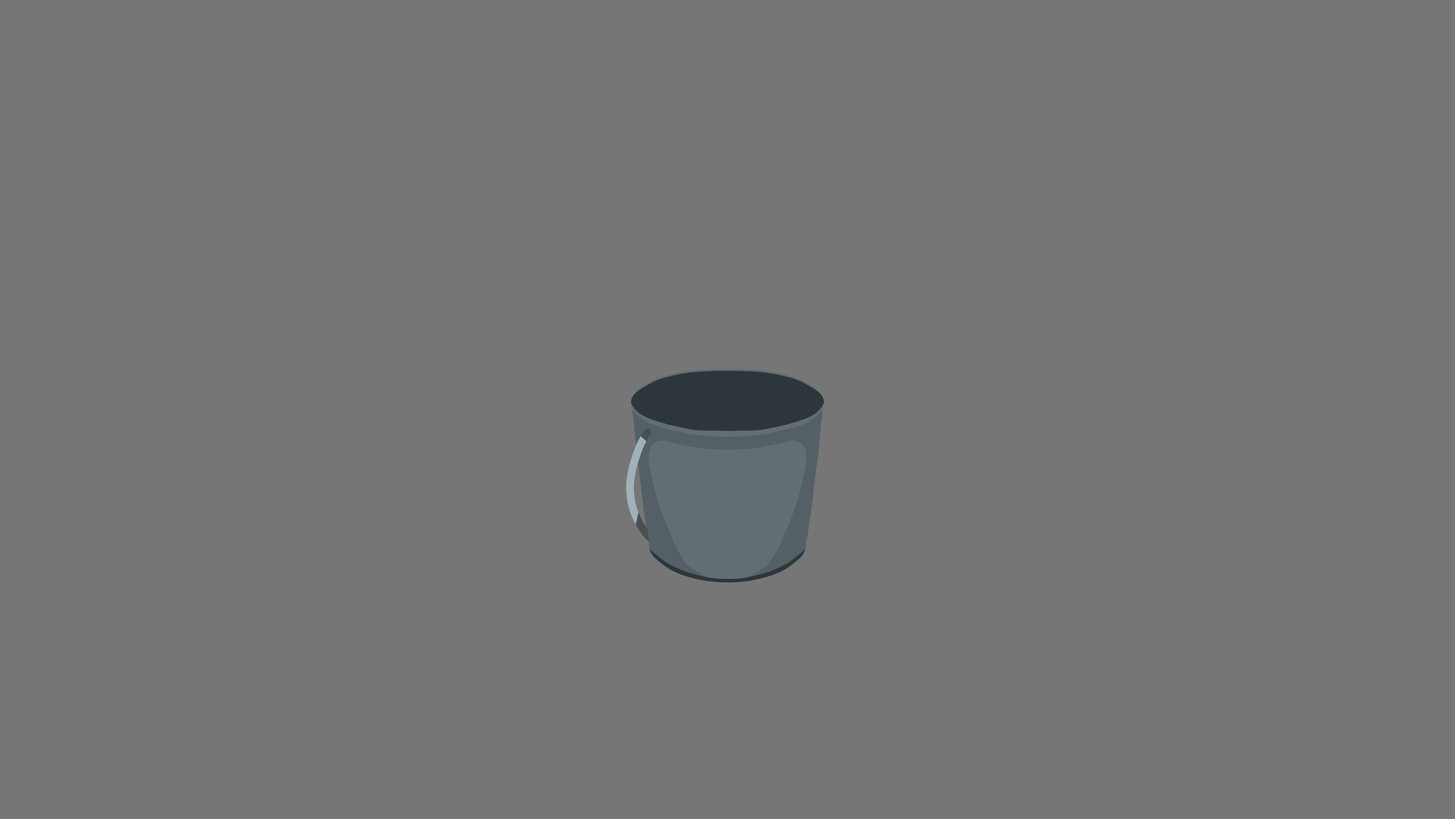
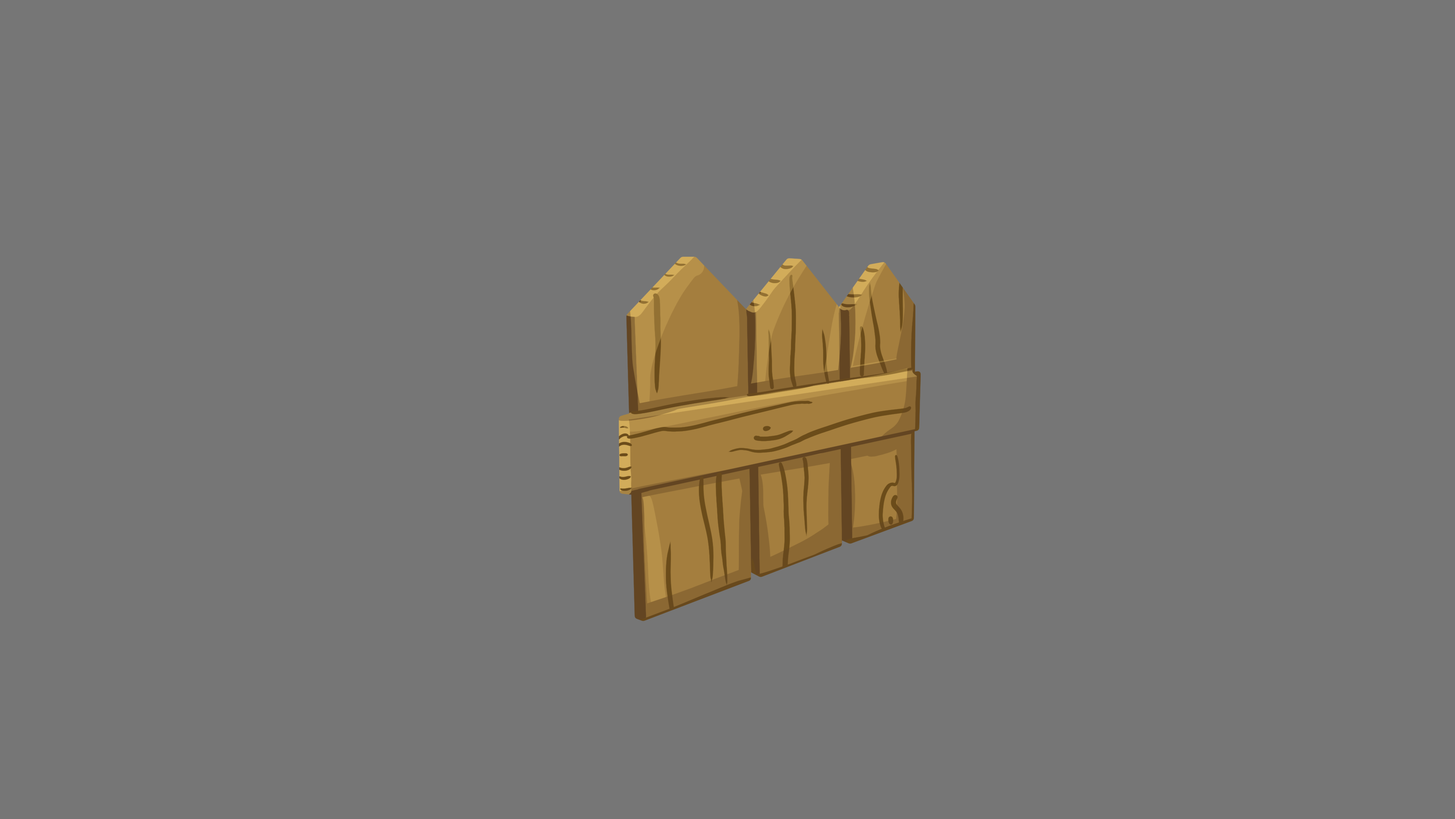
Layered file, before and after one edit (1455 × 819). Changes by layer:
hid group "Farbeimer" (5 layers) over [618, 368, 856, 621]
showed group "Holzzaun.png" (4 layers) over [618, 256, 922, 621]
